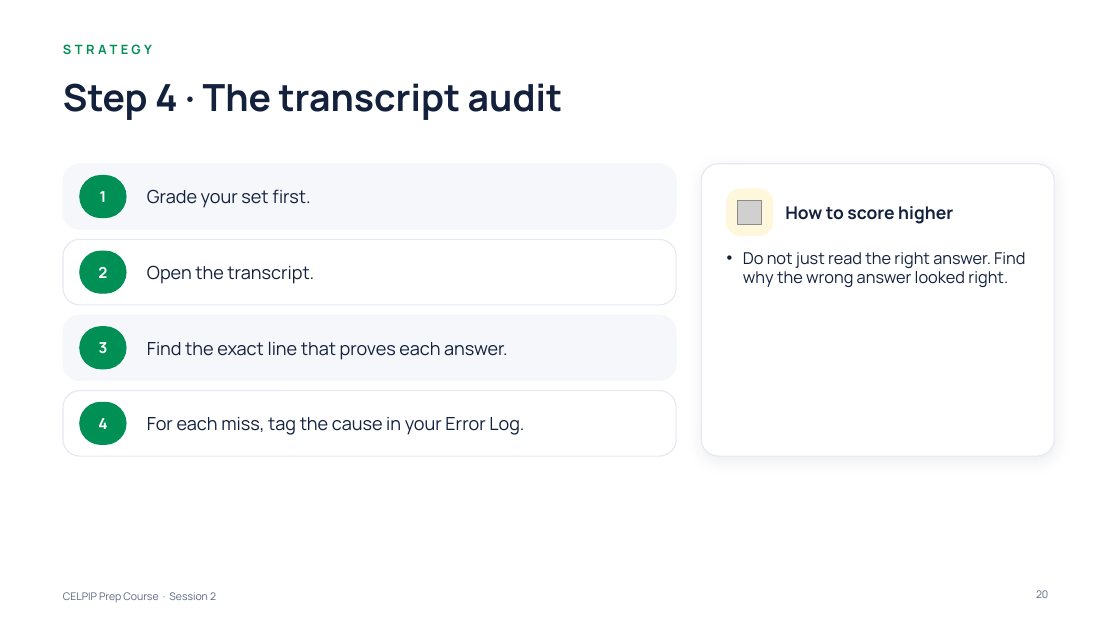
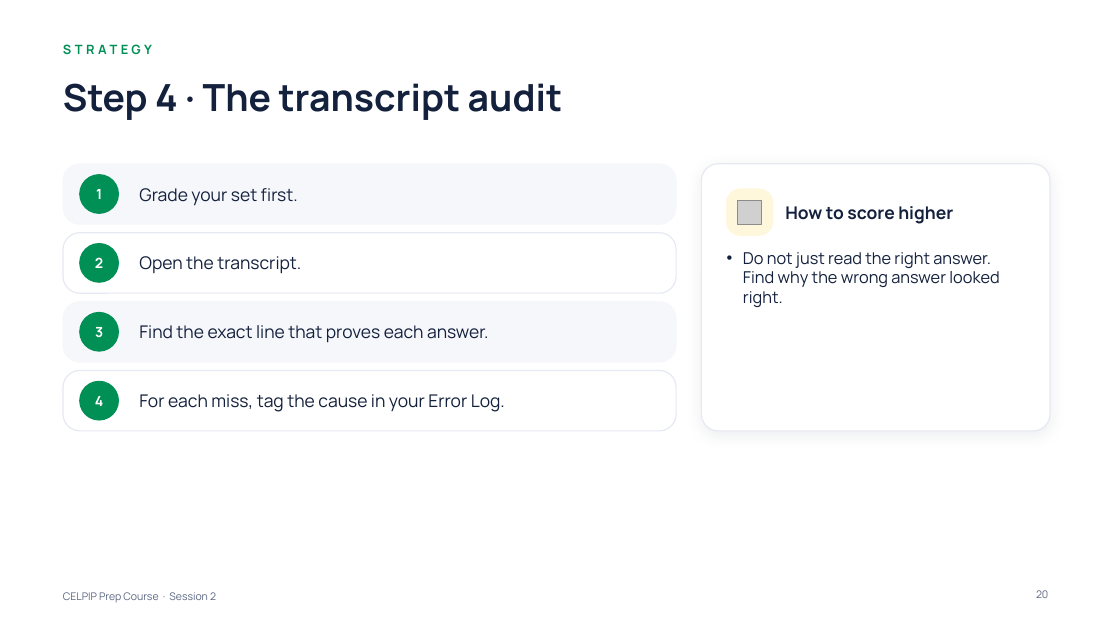
Before and after one commit to learnovateqa/The_English_Academy_CELPIP, a slide deck: slide 20 of decks/session-02.pptx. Drawn at 1120x630 pixels with LibreOffice and Linux fonts; fonts in the diff are those of the drawing; grey boxes stand for pictures. Boxes give left, top, right and bottom in pixels: in the first picture for what was removed or moved away, otherwise in the second. Text is boxed around its words. In the diff, an @@ line names an element or a change of style, - is before the commit and + after.

```diff
--- a/decks/session-02.pptx
+++ b/decks/session-02.pptx
@@ rounded rectangle: place and size @@
-rounded rectangle at <box>63,164,676,229</box>
+rounded rectangle at <box>63,164,676,224</box>
@@ ellipse: place and size @@
-ellipse at <box>80,176,126,218</box>
+ellipse at <box>80,175,118,213</box>
@@ text "Grade your set first.": place and size @@
-text "Grade your set first." at <box>147,189,310,208</box>
+text "Grade your set first." at <box>139,188,298,206</box>
@@ rounded rectangle: place and size @@
-rounded rectangle at <box>702,164,1054,456</box>
+rounded rectangle at <box>702,164,1050,431</box>
@@ rounded rectangle: place and size @@
-rounded rectangle at <box>63,239,676,305</box>
+rounded rectangle at <box>63,233,676,293</box>
@@ text "Open the transcript.": place and size @@
-text "Open the transcript." at <box>147,265,314,284</box>
+text "Open the transcript." at <box>139,256,301,274</box>
@@ text "2": place and size @@
-text "2" at <box>98,267,107,278</box>
+text "2" at <box>95,257,103,268</box>
@@ ellipse: place and size @@
-ellipse at <box>80,251,126,293</box>
+ellipse at <box>80,244,118,282</box>
@@ text "Do not just read the ..." rewrapped from <box>743,252,1025,287</box> to <box>743,252,999,307</box> @@
@@ rounded rectangle: place and size @@
-rounded rectangle at <box>63,315,676,381</box>
+rounded rectangle at <box>63,302,676,362</box>
@@ text "3": place and size @@
-text "3" at <box>99,342,108,354</box>
+text "3" at <box>95,327,103,337</box>
@@ ellipse: place and size @@
-ellipse at <box>80,327,126,369</box>
+ellipse at <box>80,313,118,351</box>
@@ text "Find the exact line that ...": place and size @@
-text "Find the exact line that ..." at <box>147,341,508,360</box>
+text "Find the exact line that ..." at <box>139,325,489,343</box>
@@ proportions changed in 5 elements at <box>63,164,676,224</box>, <box>63,233,676,293</box>, <box>63,302,676,362</box>, <box>702,164,1050,431</box>, <box>63,371,676,431</box> @@
@@ rounded rectangle: place and size @@
-rounded rectangle at <box>63,391,676,456</box>
+rounded rectangle at <box>63,371,676,431</box>
@@ size 13 to 12 pt in 4 elements at <box>96,189,102,199</box>, <box>95,257,103,268</box>, <box>95,327,103,337</box>, <box>95,396,104,406</box> @@
@@ text "4": place and size @@
-text "4" at <box>98,418,107,429</box>
+text "4" at <box>95,396,104,406</box>
@@ rounded rectangle to ellipse in 4 elements at <box>80,175,118,213</box>, <box>80,244,118,282</box>, <box>80,313,118,351</box>, <box>80,381,118,420</box> @@
@@ ellipse: place and size @@
-ellipse at <box>80,402,126,444</box>
+ellipse at <box>80,381,118,420</box>
@@ size 15.5 to 15 pt in 4 elements at <box>139,188,298,206</box>, <box>139,256,301,274</box>, <box>139,325,489,343</box>, <box>139,394,505,412</box> @@
@@ text "For each miss, tag the ...": place and size @@
-text "For each miss, tag the ..." at <box>147,417,524,435</box>
+text "For each miss, tag the ..." at <box>139,394,505,412</box>
```
Also in this commit, not shown: 12 other slides changed, 2 other files.
